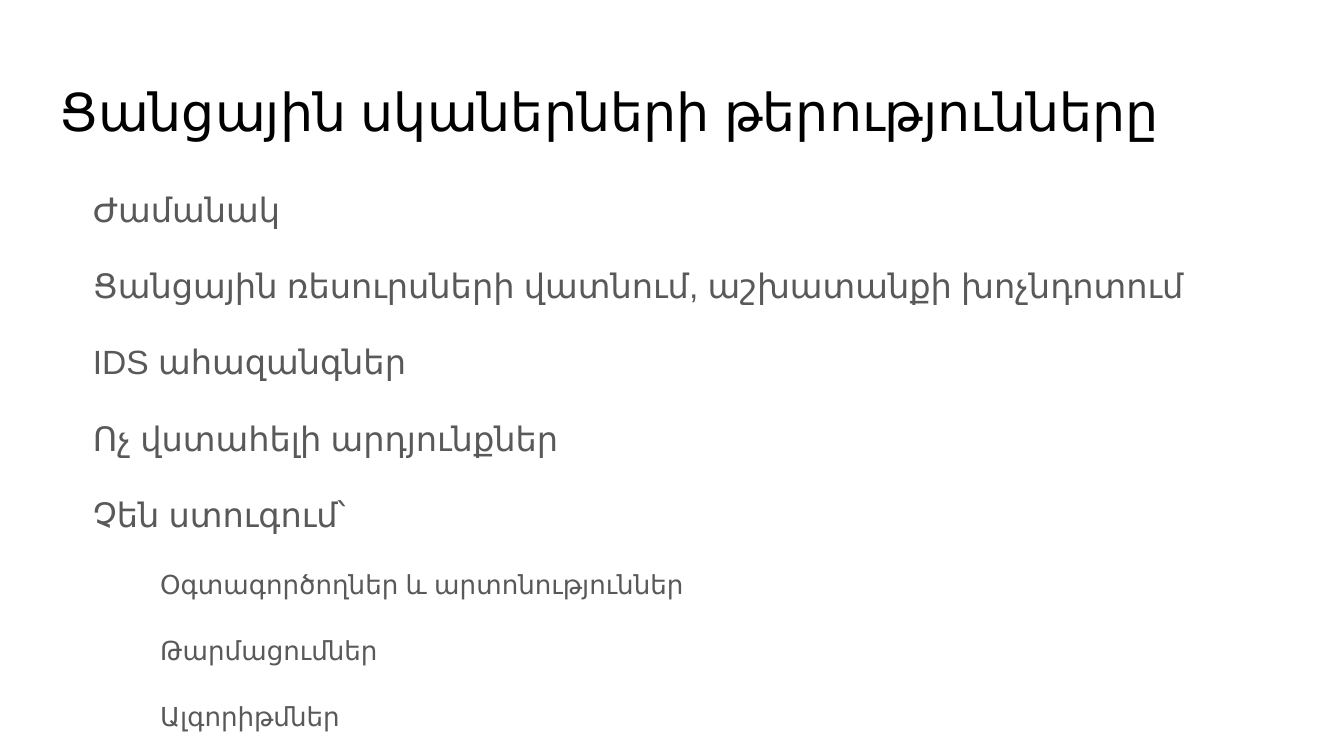
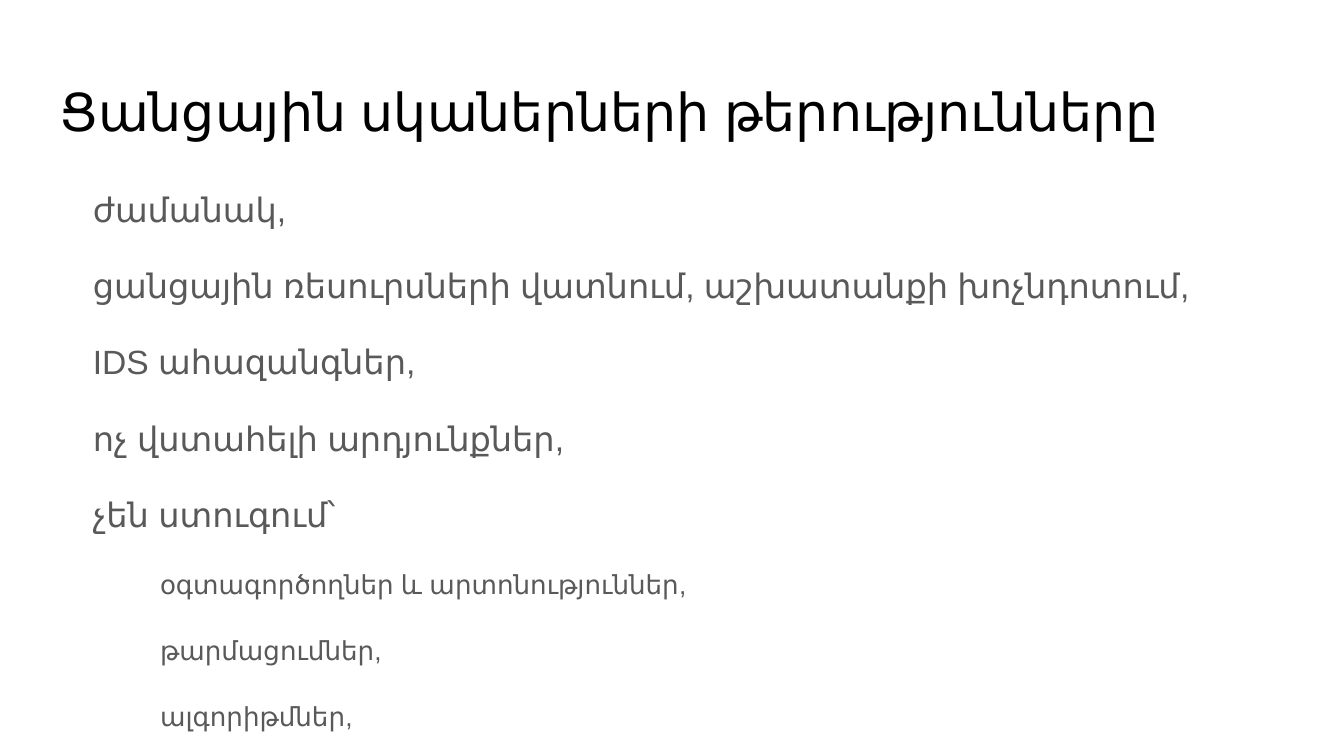
Before and after one commit to axper/lmap, a slide deck: slide 9 of tex/2016/presentation/presentation.pptx. Drawn at 1344x756 pixels with LibreOffice and Linux fonts; fonts in the diff are those of the drawing. Boxes give left, top, right and bottom in pixels: in the first picture for what was removed or moved away, otherwise in the second. Text is boxed around its words. In the diff, an @@ line names an element or a change of style, - is before the commit and + after.

```diff
--- a/tex/2016/presentation/presentation.pptx
+++ b/tex/2016/presentation/presentation.pptx
@@ text at (93,196,1179,731): text changed @@
-Ժամանակ
-Ցանցային ռեսուրսների վատնում, աշխատանքի խոչնդոտում
-IDS ահազանգներ
-Ոչ վստահելի արդյունքներ
-Չեն ստուգում՝
-  Օգտագործողներ և արտոնություններ
-  Թարմացումներ
-  Ալգորիթմներ
-  Հակավիրուս
+ժամանակ,
+ցանցային ռեսուրսների վատնում, աշխատանքի խոչնդոտում,
+IDS ահազանգներ,
+ոչ վստահելի արդյունքներ,
+չեն ստուգում՝
+  օգտագործողներ և արտոնություններ,
+  թարմացումներ,
+  ալգորիթմներ,
+  հակավիրուս։
```
Also in this commit, not shown: 9 other slides changed, 1 slide added, 2 other files.
